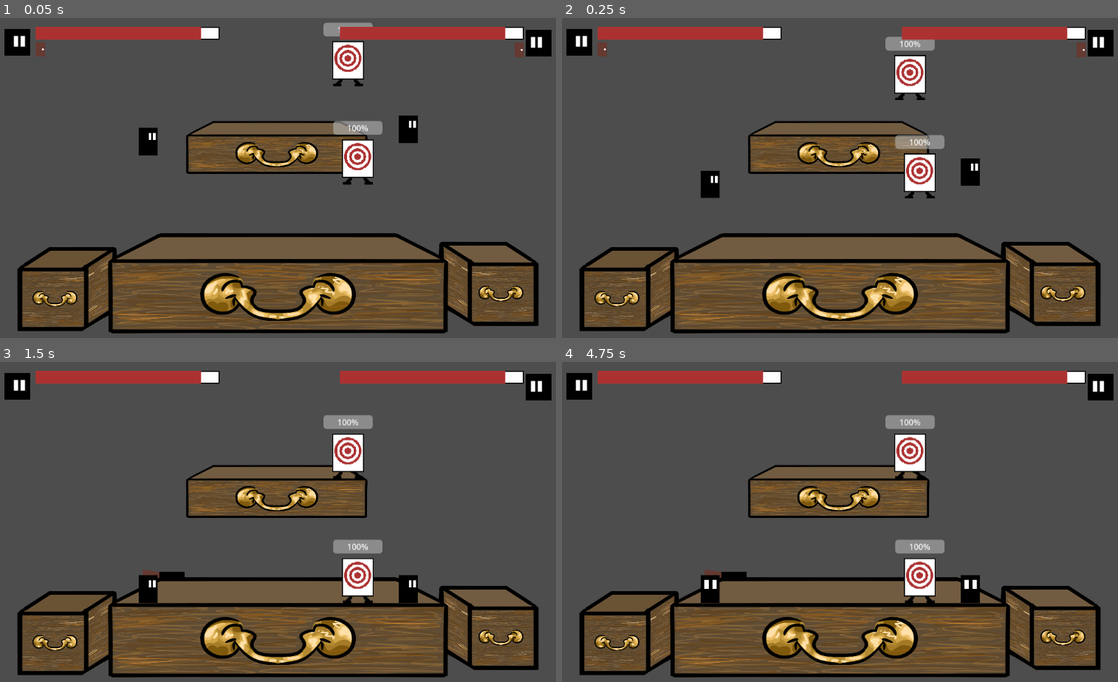
Above: before the commit, frames 1-4 (two rows, left to right).
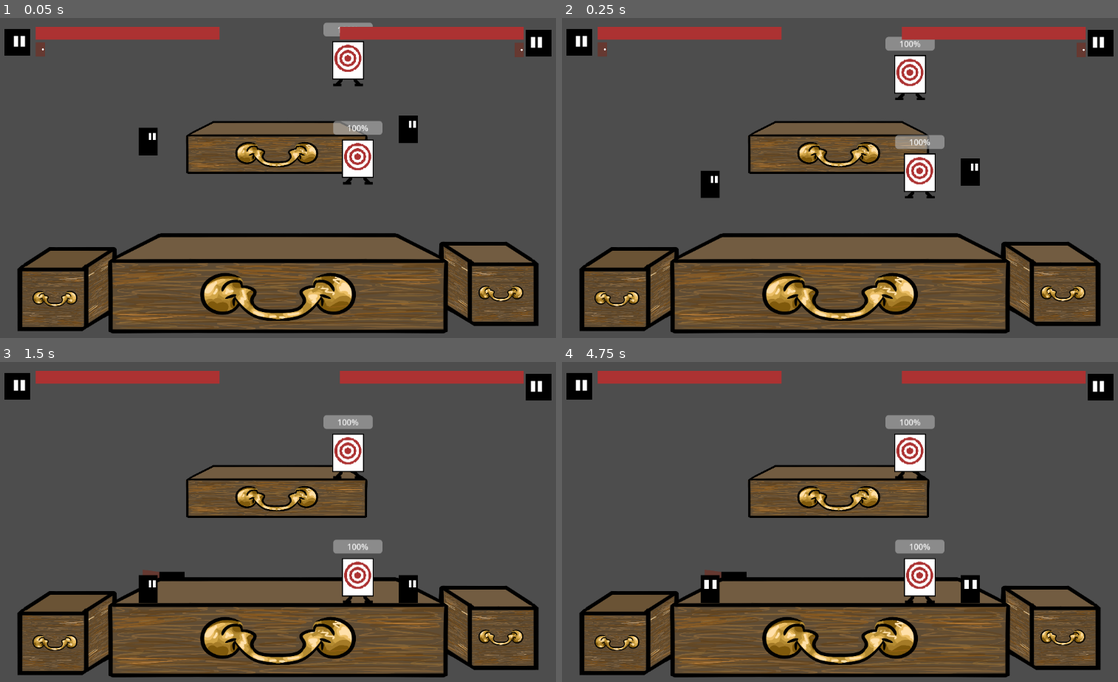
Above: after the commit, the same moments.

Repository: javiermarhuich/videojuego-portonazo
Game: Godot game, scene res://test_nivel.tscn
Two runs of this game, one before a commit and one after it. Both use one fixed random seed, a clock stepped at 60 frames per second and the inputs below.
Inputs:
- Up to frame 1 (0.05 s): no input
- Up to frame 2 (0.25 s): no input
- Up to frame 3 (1.5 s): tap Enter at 1.25 s
- Up to frame 4 (4.75 s): tap Space at 2, 3.5 s; tap Enter at 2.75, 4.25 s

The runs differ from the first frame. In frame 1, 0.3% of the frame differs, in the area x 36-95%, y 2-7%; in frame 2, 0.3%; in frame 3, 0.3%; in frame 4, 0.3%.

Commit message:
add attacks

Diff:
--- a/character/Personaje_Angel.gd
+++ b/character/Personaje_Angel.gd
@@ -10,6 +10,7 @@
 @onready var state_machine = animation_tree.get('parameters/playback')
 
 @export var input_prefix: String = "p1"
+@export var enemy_input_prefix: String = "p2"
 
 @export var SPEED = 500.0
 @export var JUMP_VELOCITY = -1000.0
@@ -26,20 +27,33 @@
 
 var curr_jump_count = 0
 
+var can_be_attacked_by_enemy = false
+
 func _ready() -> void:
 	hurt_box.connect("body_entered", Callable(self, "_on_body_entered"))
+	hurt_box.connect("body_exited", Callable(self, "_on_body_exited"))
 
 func _on_body_entered(body: Node2D) -> void:
-	if body is Angel:
-		player_gets_hurt()
+	if body is Angel and body != self:
+		can_be_attacked_by_enemy = true
+
+func _on_body_exited(body: Node2D) -> void:
+	if body is Angel and body != self:
+		can_be_attacked_by_enemy = false
 
 func _physics_process(delta: float) -> void:
+	handle_attack()
 	handle_x_axis_movement()
 	handle_y_axis_movement(delta)
 	reset_position_if_outside_map()
 	handle_knockback(delta)
 	handle_create_new_portal()
 	move_and_slide()
+
+func handle_attack() -> void:
+	var attack_pressed_by_enemy = Input.is_action_just_pressed("attack_"+enemy_input_prefix)
+	if attack_pressed_by_enemy and can_be_attacked_by_enemy:
+		player_gets_hurt()
 
 func handle_x_axis_movement():
 	if knockback_timer > 0.0:
--- a/project.godot
+++ b/project.godot
@@ -61,3 +61,13 @@
 "events": [Object(InputEventKey,"resource_local_to_scene":false,"resource_name":"","device":-1,"window_id":0,"alt_press …(195 unchanged characters)…
 ]
 }
+attack_p1={
+"deadzone": 0.2,
+"events": [Object(InputEventKey,"resource_local_to_scene":false,"resource_name":"","device":-1,"window_id":0,"alt_pressed":false,"shift_pressed":false,"ctrl_pressed":false,"meta_pressed":false,"pressed":false,"keycode":0,"physical_keycode":81,"key_label":0,"unicode":113,"location":0,"echo":false,"script":null)
+]
+}
+attack_p2={
+"deadzone": 0.2,
+"events": [Object(InputEventKey,"resource_local_to_scene":false,"resource_name":"","device":-1,"window_id":0,"alt_pressed":false,"shift_pressed":false,"ctrl_pressed":false,"meta_pressed":false,"pressed":false,"keycode":0,"physical_keycode":47,"key_label":0,"unicode":45,"location":0,"echo":false,"script":null)
+]
+}
--- a/test_nivel.tscn
+++ b/test_nivel.tscn
@@ -51,6 +51,8 @@
 position = Vector2(828, 224)
 scale = Vector2(0.375444, 0.375217)
 collision_mask = 1
+input_prefix = "p2"
+enemy_input_prefix = "p1"
 
 [node name="HUD" type="CanvasLayer" parent="."]
 
